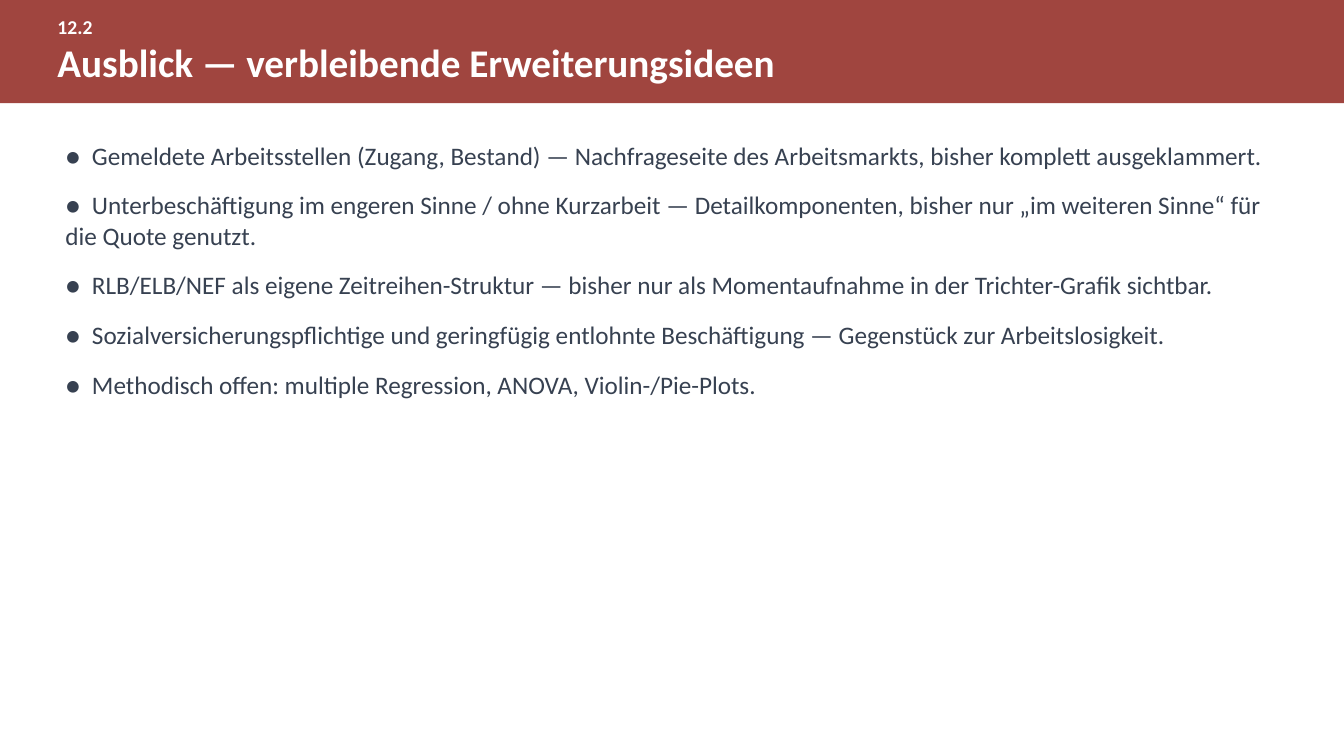
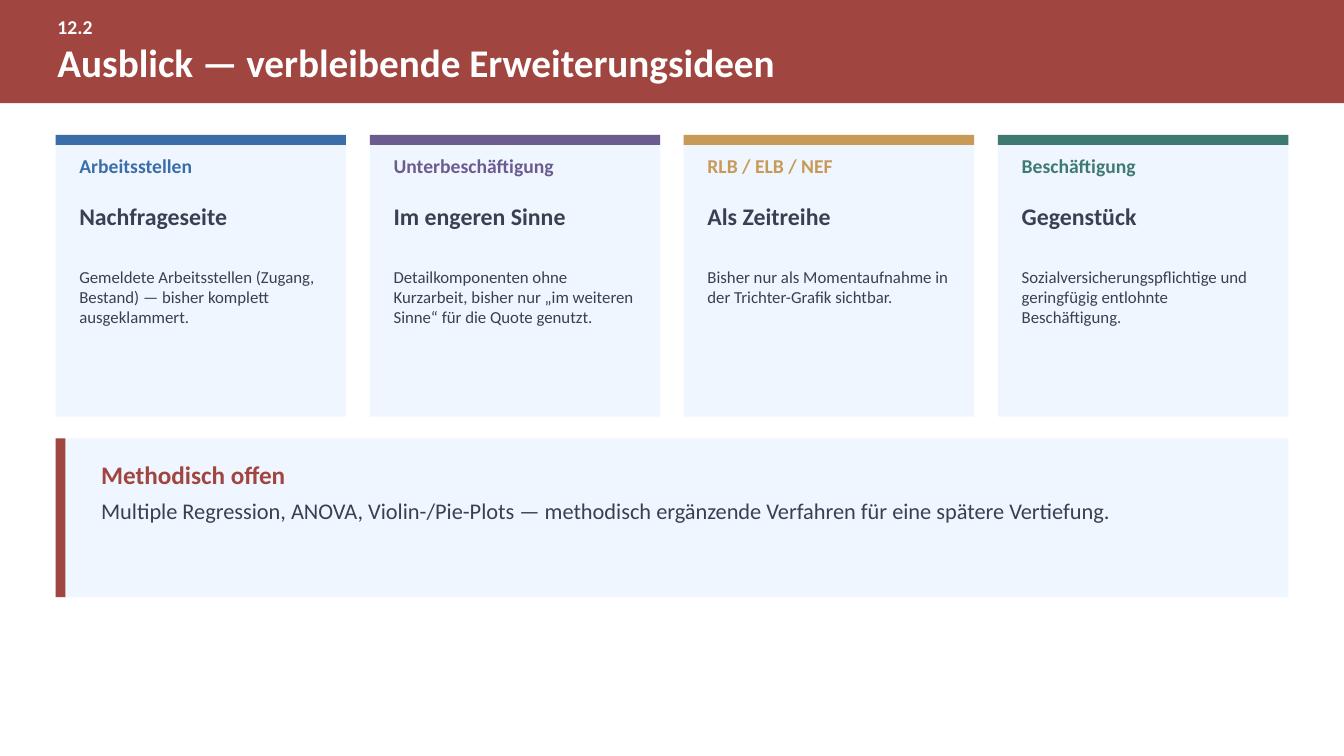
Before and after one commit to eufunk/arbeitsmarkt-regensburg, a slide deck: slide 64 of Dok/Projektpraesentation.pptx. Drawn at 1344x756 pixels with LibreOffice and Linux fonts; fonts in the diff are those of the drawing. Boxes give left, top, right and bottom in pixels: in the first picture for what was removed or moved away, otherwise in the second. Text is boxed around its words. In the diff, an @@ line names an element or a change of style, - is before the commit and + after.

```diff
--- a/Dok/Projektpraesentation.pptx
+++ b/Dok/Projektpraesentation.pptx
@@ rectangle added at (x1=55, y1=135, x2=346, y2=417), fill #EFF6FF @@
@@ rectangle added at (x1=55, y1=135, x2=346, y2=145), fill #3B6EA8 @@
@@ text removed at (x1=65, y1=147, x2=1261, y2=399) @@
-● Gemeldete Arbeitsstellen (Zugang, Bestand) — Nachfrageseite des Arbeitsmarkts, bisher komplett ausgeklammert.
-● Unterbeschäftigung im engeren Sinne / ohne Kurzarbeit — Detailkomponenten, bisher nur „im weiteren Sinne“ für die Quote genutzt.
-● RLB/ELB/NEF als eigene Zeitreihen-Struktur — bisher nur als Momentaufnahme in der Trichter-Grafik sichtbar.
-● Sozialversicherungspflichtige und geringfügig entlohnte Beschäftigung — Gegenstück zur Arbeitslosigkeit.
-● Methodisch offen: multiple Regression, ANOVA, Violin-/Pie-Plots.
@@ rectangle added at (x1=370, y1=135, x2=660, y2=417), fill #EFF6FF @@
@@ rectangle added at (x1=370, y1=135, x2=660, y2=145), fill #6B5B8F @@
@@ rectangle added at (x1=683, y1=135, x2=973, y2=417), fill #EFF6FF @@
@@ rectangle added at (x1=683, y1=135, x2=973, y2=145), fill #C79A56 @@
@@ rectangle added at (x1=997, y1=135, x2=1288, y2=417), fill #EFF6FF @@
@@ rectangle added at (x1=997, y1=135, x2=1288, y2=145), fill #3F7A72 @@
@@ text added at (x1=79, y1=159, x2=192, y2=173), 14 pt, text #3B6EA8, bold @@
+Arbeitsstellen
@@ text added at (x1=394, y1=159, x2=554, y2=177), 14 pt, text #6B5B8F, bold @@
+Unterbeschäftigung
@@ text added at (x1=707, y1=160, x2=832, y2=173), 14 pt, text #C79A56, bold @@
+RLB / ELB / NEF
@@ text added at (x1=1022, y1=159, x2=1136, y2=177), 14 pt, text #3F7A72, bold @@
+Beschäftigung
@@ text added at (x1=79, y1=208, x2=227, y2=229), 17 pt, text #374151, bold @@
+Nachfrageseite
@@ text added at (x1=394, y1=208, x2=566, y2=229), 17 pt, text #374151, bold @@
+Im engeren Sinne
@@ text added at (x1=707, y1=208, x2=831, y2=225), 17 pt, text #374151, bold @@
+Als Zeitreihe
@@ text added at (x1=1022, y1=208, x2=1137, y2=229), 17 pt, text #374151, bold @@
+Gegenstück
@@ text added at (x1=79, y1=271, x2=314, y2=326), 12 pt, text #374151 @@
+Gemeldete Arbeitsstellen (Zugang, Bestand) — bisher komplett ausgeklammert.
@@ text added at (x1=394, y1=271, x2=634, y2=326), 12 pt, text #374151 @@
+Detailkomponenten ohne Kurzarbeit, bisher nur „im weiteren Sinne“ für die Quote genutzt.
@@ text added at (x1=707, y1=271, x2=948, y2=303), 12 pt, text #374151 @@
+Bisher nur als Momentaufnahme in der Trichter-Grafik sichtbar.
@@ text added at (x1=1022, y1=271, x2=1247, y2=326), 12 pt, text #374151 @@
+Sozialversicherungspflichtige und geringfügig entlohnte Beschäftigung.
@@ rectangle added at (x1=55, y1=438, x2=1288, y2=596), fill #EFF6FF @@
@@ rectangle added at (x1=55, y1=438, x2=65, y2=596), fill #A0453F @@
@@ text added at (x1=101, y1=466, x2=285, y2=484), 18 pt, text #A0453F, bold @@
+Methodisch offen
@@ text added at (x1=101, y1=503, x2=1109, y2=523), 16 pt, text #374151 @@
+Multiple Regression, ANOVA, Violin-/Pie-Plots — methodisch ergänzende Verfahren für eine spätere Vertiefung.
```
Also in this commit, not shown: 15 other slides changed, 3 other files.
